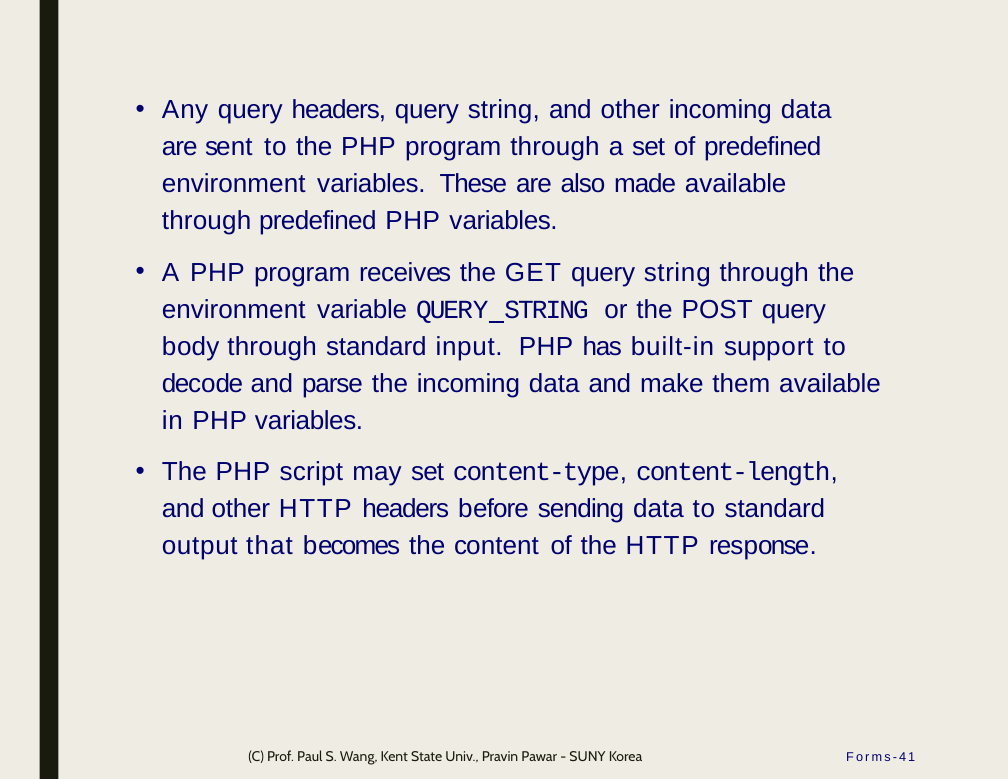
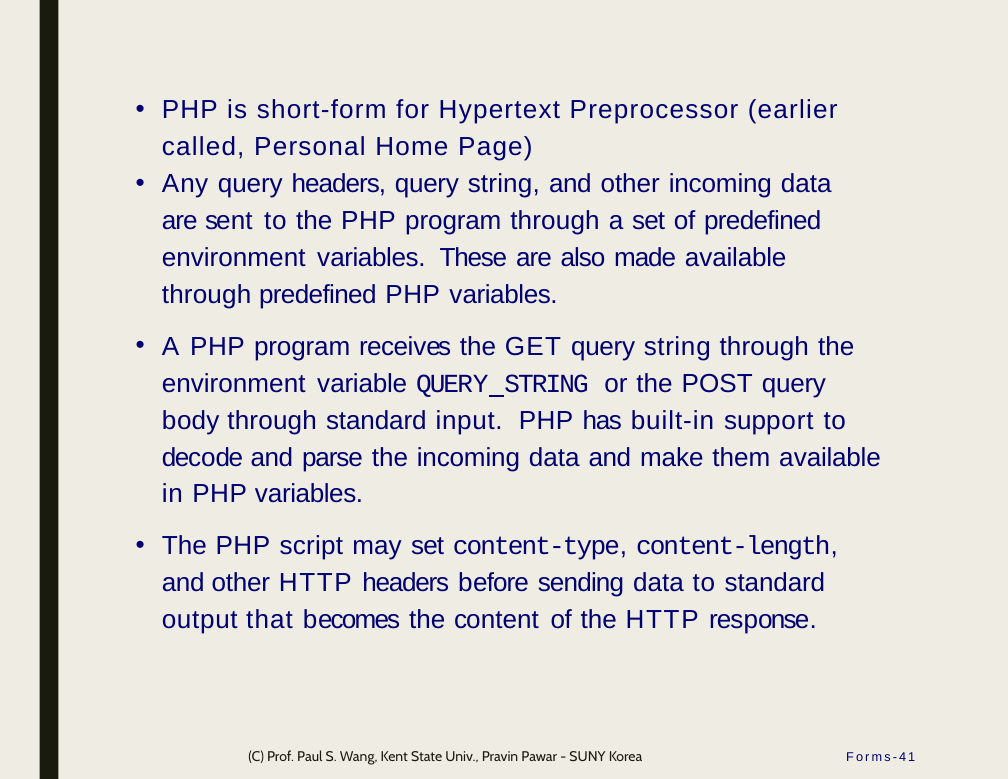
Before and after one commit to ppawar/ppawar.github.io, a slide deck: slide 41 of Fall2019/CSE102-F19/lectures/CSE102_Lec6 - Forms, PHP.pptx. Drawn at 1008x779 pixels with LibreOffice and Linux fonts; fonts in the diff are those of the drawing. Boxes give left, top, right and bottom in pixels: in the first picture for what was removed or moved away, otherwise in the second. Text is boxed around its words. In the diff, an @@ line names an element or a change of style, - is before the commit and + after.

```diff
--- a/Fall2019/CSE102-F19/lectures/CSE102_Lec6 - Forms, PHP.pptx
+++ b/Fall2019/CSE102-F19/lectures/CSE102_Lec6 - Forms, PHP.pptx
@@ text at [162,99,838,161]: paragraph added @@
+• PHP is short-form for Hypertext Preprocessor (earlier called, Personal Home Page)
```
Also in this commit, not shown: 2 other slides changed, 16 slides added, 1 slide removed.
